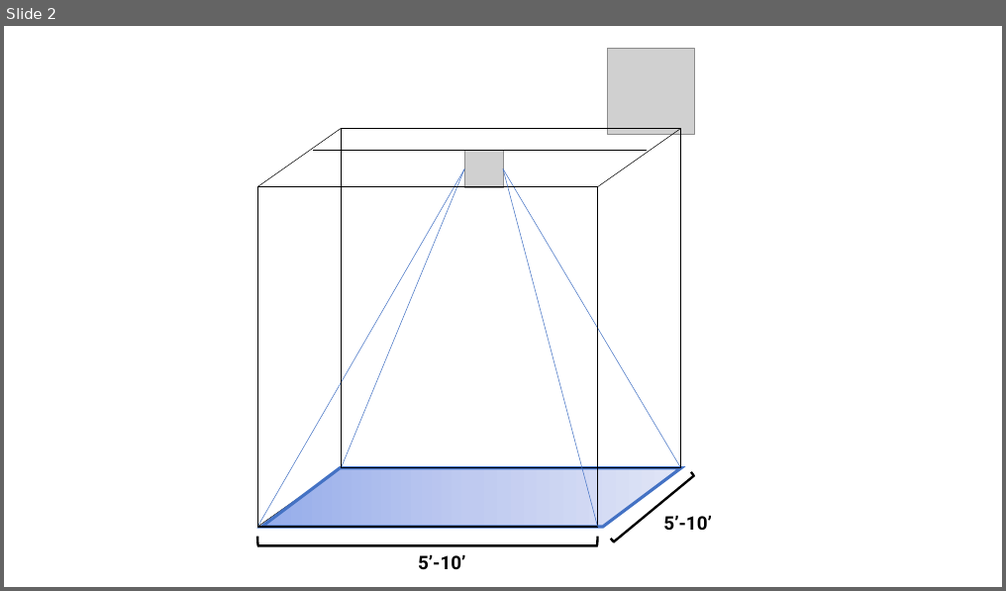
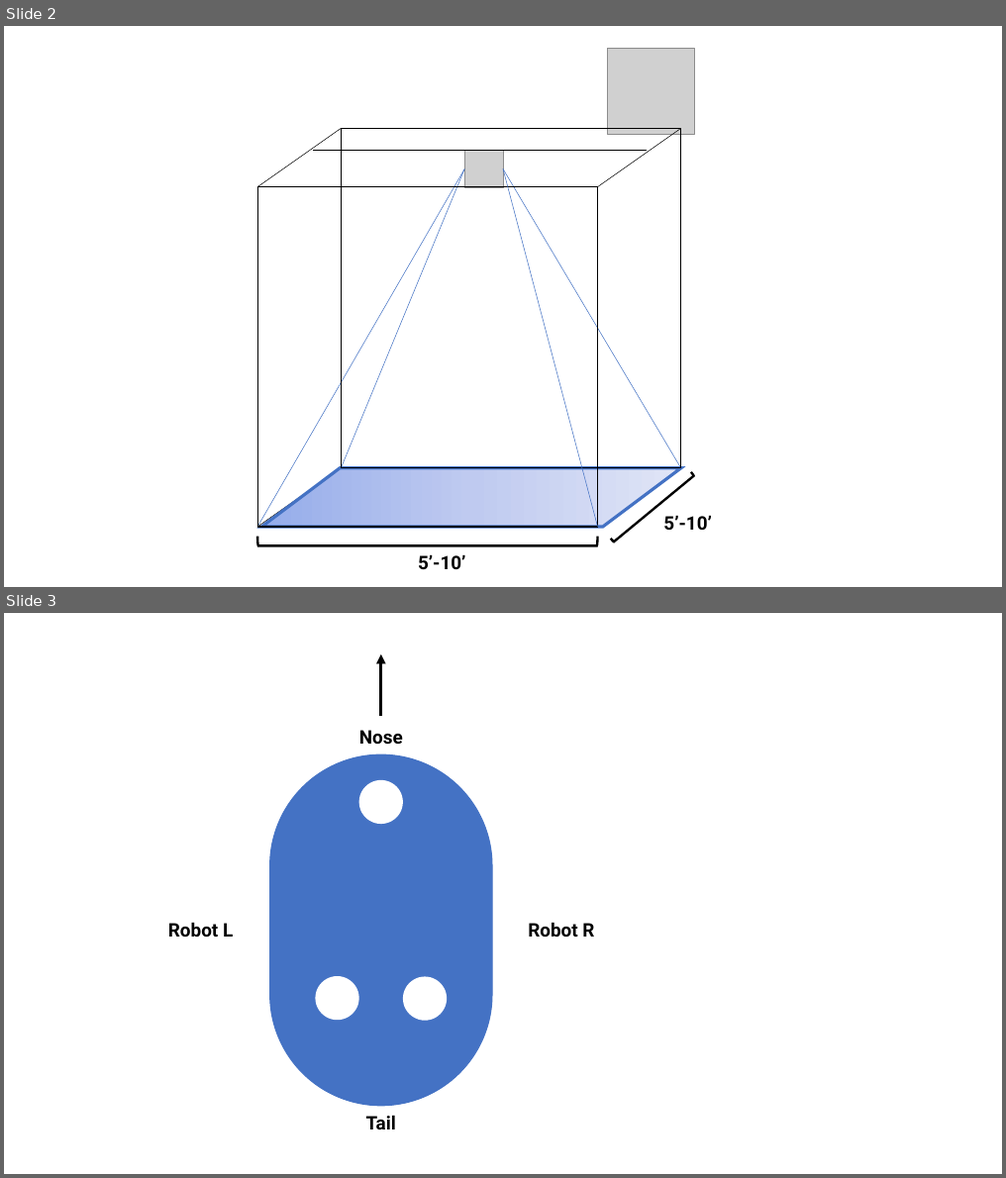
Before and after one commit to ampersandmcd/OpenSwarm, a slide deck: Docs/Images/Diagrams.pptx. Shown one above the other, each under a label of ours: slide 2 before the commit, slides 2 and 3 after it. The pictures are 1006x591 and 1006x1178 pixels, drawn with LibreOffice and Linux fonts; fonts in the diff are those of the drawing; grey boxes stand for pictures. Boxes give left, top, right and bottom in pixels: in the first picture for what was removed or moved away, otherwise in the second. Text is boxed around its words. In the diff, an @@ line names an element or a change of style, - is before the commit and + after.

```diff
--- a/Docs/Images/Diagrams.pptx
+++ b/Docs/Images/Diagrams.pptx
@@ slide 3 added at (4,613,1002,1174), background #FFFFFF @@
@@ arrow added from (381, 716) to (381, 655), #000000 3 pt @@
@@ text added at (359,730,403,745), 18 pt, text #000000, bold @@
+Nose
@@ rounded rectangle added at (269,755,492,1106), fill #4472C4, outline #4472C4 1 pt @@
@@ ellipse added at (358,780,403,824), fill #FFFFFF @@
@@ text added at (168,922,233,938), 18 pt, text #000000, bold @@
+Robot L
@@ text added at (528,922,594,938), 18 pt, text #000000, bold @@
+Robot R
@@ ellipse added at (316,977,359,1021), fill #FFFFFF @@
@@ ellipse added at (403,977,448,1021), fill #FFFFFF @@
@@ text added at (366,1115,396,1130), 18 pt, text #000000, bold @@
+Tail
```
Also in this commit, not shown: 2 other files.
